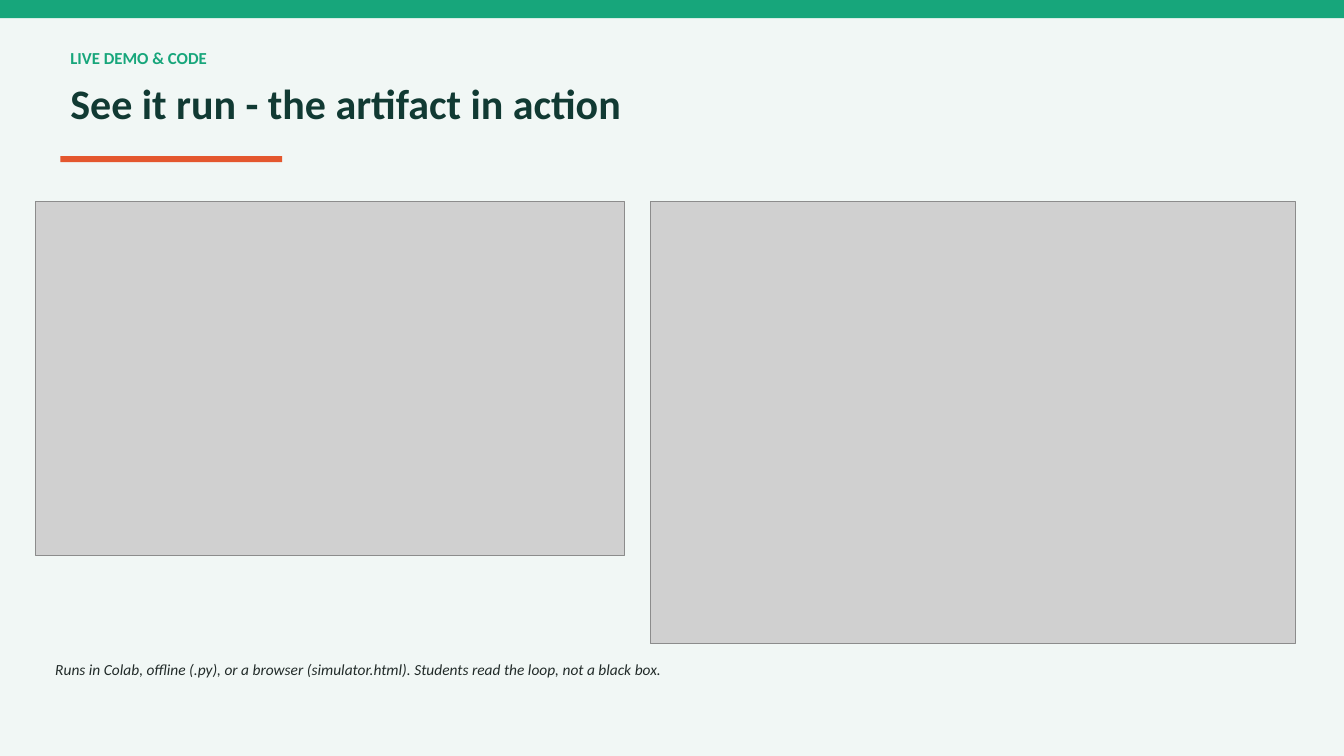
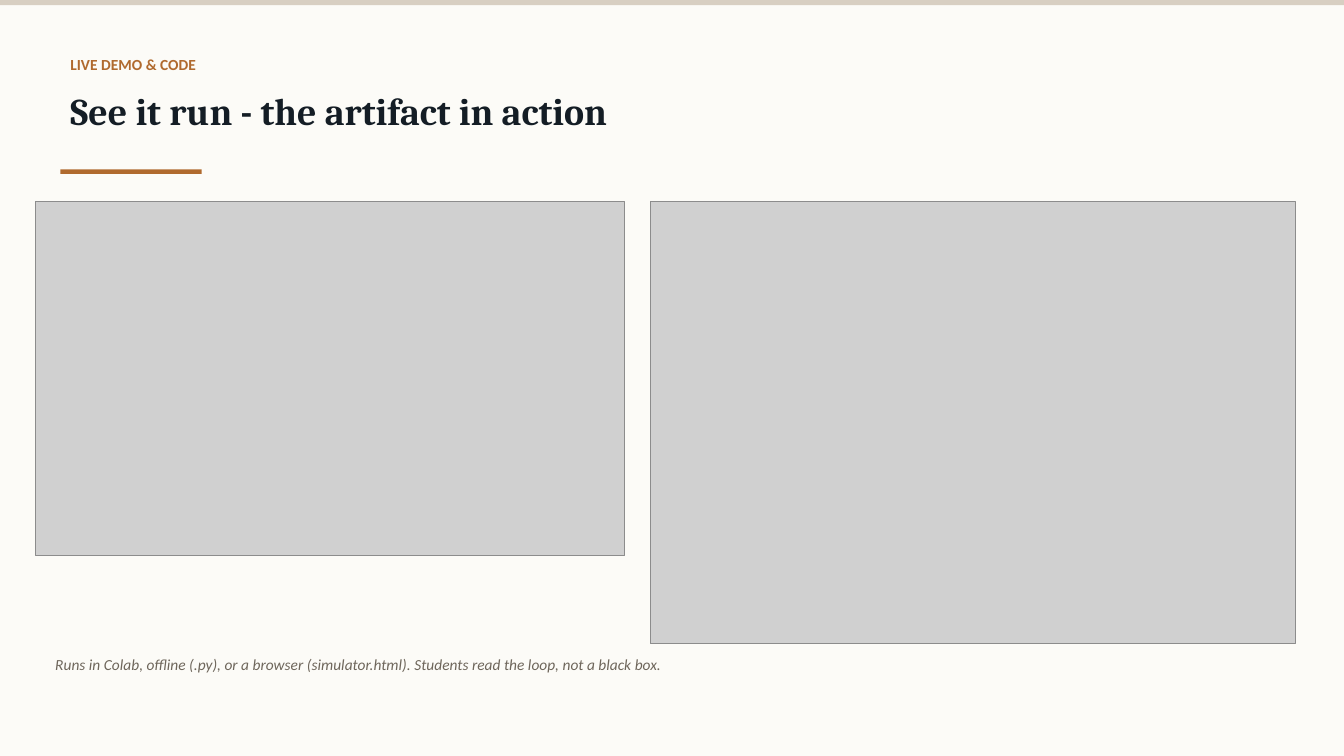
Before and after one commit to felixxxxx11/antibiotic-resistance-sim, a slide deck: slide 8 of INT6064 Individual Module - Slides - WUPENGHUI.pptx. Drawn at 1344x756 pixels with LibreOffice and Linux fonts; fonts in the diff are those of the drawing; grey boxes stand for pictures. Boxes give left, top, right and bottom in pixels: in the first picture for what was removed or moved away, otherwise in the second. Text is boxed around its words. In the diff, an @@ line names an element or a change of style, - is before the commit and + after.

Commit message:
Restyle deck (warm academic palette) and unify document text colors

```diff
--- a/INT6064 Individual Module - Slides - WUPENGHUI.pptx
+++ b/INT6064 Individual Module - Slides - WUPENGHUI.pptx
@@ rectangle at (x1=0, y1=0, x2=1344, y2=756): fill #F1F7F5 to #FCFBF7 @@
@@ rectangle resized from (x1=0, y1=0, x2=1344, y2=18) to (x1=0, y1=0, x2=1344, y2=5) @@
@@ rectangle at (x1=0, y1=0, x2=1344, y2=5): fill #17A67B to #D8CFC2 @@
@@ text "LIVE DEMO & CODE" moved from (x1=70, y1=53, x2=207, y2=64) to (x1=70, y1=60, x2=196, y2=70) @@
@@ text "LIVE DEMO & CODE" at (x1=70, y1=60, x2=196, y2=70): size 12 to 11 pt, text colour #17A67B to #B06A2E; more space between paragraphs @@
@@ text "See it run - the ..." moved from (x1=70, y1=89, x2=621, y2=120) to (x1=70, y1=98, x2=607, y2=126) @@
@@ text "See it run - the ..." at (x1=70, y1=98, x2=607, y2=126): size 30 to 27 pt, font Calibri to Cambria, text colour #113A33 to #141D25 @@
@@ rectangle resized from (x1=60, y1=156, x2=282, y2=162) to (x1=60, y1=169, x2=202, y2=173) @@
@@ rectangle at (x1=60, y1=169, x2=202, y2=173): fill #E4572E to #B06A2E @@
@@ text "Runs in Colab, offline (.py), ..." at (x1=55, y1=659, x2=661, y2=673): text colour #222B29 to #6E665B @@
```
Also in this commit, not shown: 12 other slides changed, 6 other files.
